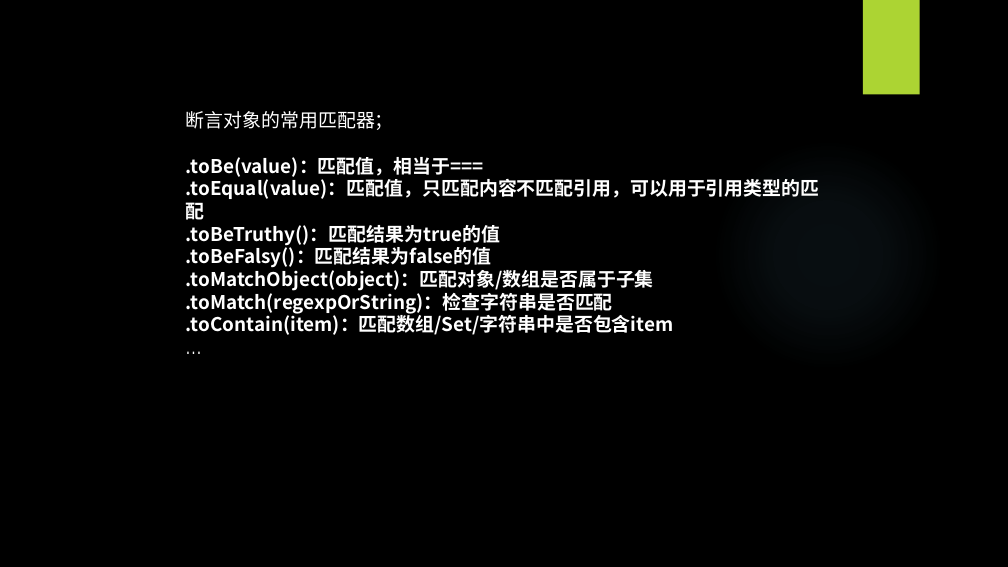
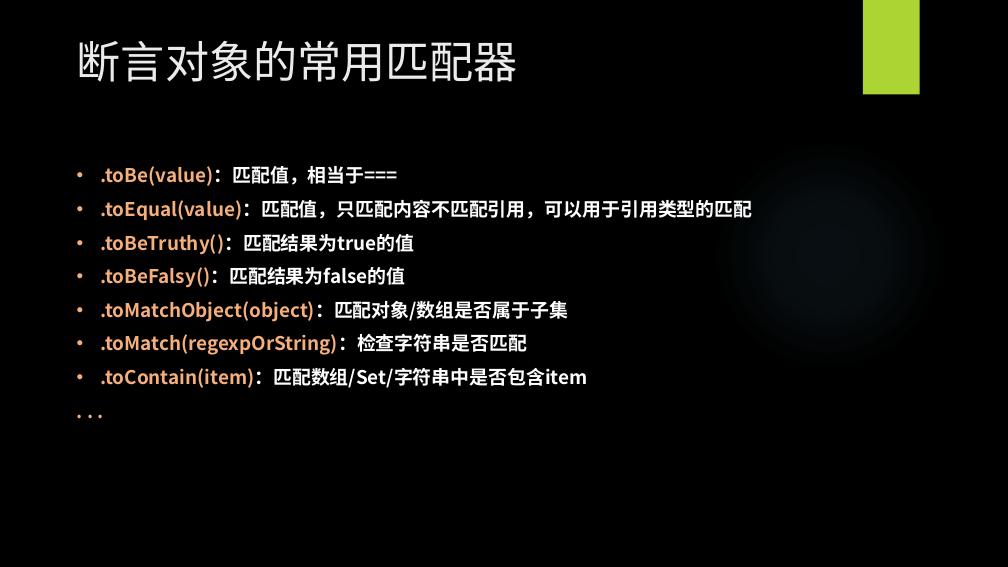
Before and after one commit to WangEbo/auto-test, a slide deck: slide 10 of 王博书的分享/自动化测试.pptx. Drawn at 1008x567 pixels with LibreOffice and Linux fonts; fonts in the diff are those of the drawing; background and template pictures are left out. Boxes give left, top, right and bottom in pixels: in the first picture for what was removed or moved away, otherwise in the second. Text is boxed around its words. In the diff, an @@ line names an element or a change of style, - is before the commit and + after.

```diff
--- a/王博书的分享/自动化测试.pptx
+++ b/王博书的分享/自动化测试.pptx
@@ title added at box(77, 41, 518, 82), 42 pt, text #EBEBEB @@
+断言对象的常用匹配器
@@ text at box(186, 111, 394, 130): paragraph removed @@
-断言对象的常用匹配器；
@@ text at box(100, 166, 752, 388): text changed; font TeX Gyre Adventor to Noto Sans CJK SC; text colour #FFFFFF to #F5AF7C; bold on @@
-…
+. . .
@@ text ".toBe(value)：匹配值，相当于===": place and size @@
-text ".toBe(value)：匹配值，相当于===" at box(186, 111, 819, 335)
+text ".toBe(value)：匹配值，相当于===" at box(100, 166, 752, 388)
@@ text at box(100, 166, 752, 388): text colour #FFFFFF to #F5AF7C in ".toBe(value)：匹配值，相当于===", ".toEqual(value)：匹配值，只匹配内容不匹配引用，可以用于引用类型的匹配", ".toBeTruthy()：匹配结果为true的值", ".toBeFalsy()：匹配结果为false的值" and 3 more places; bullet none to •; line spacing 1 to 32pt @@
```
Also in this commit, not shown: 4 other slides changed, 1 slide added.
